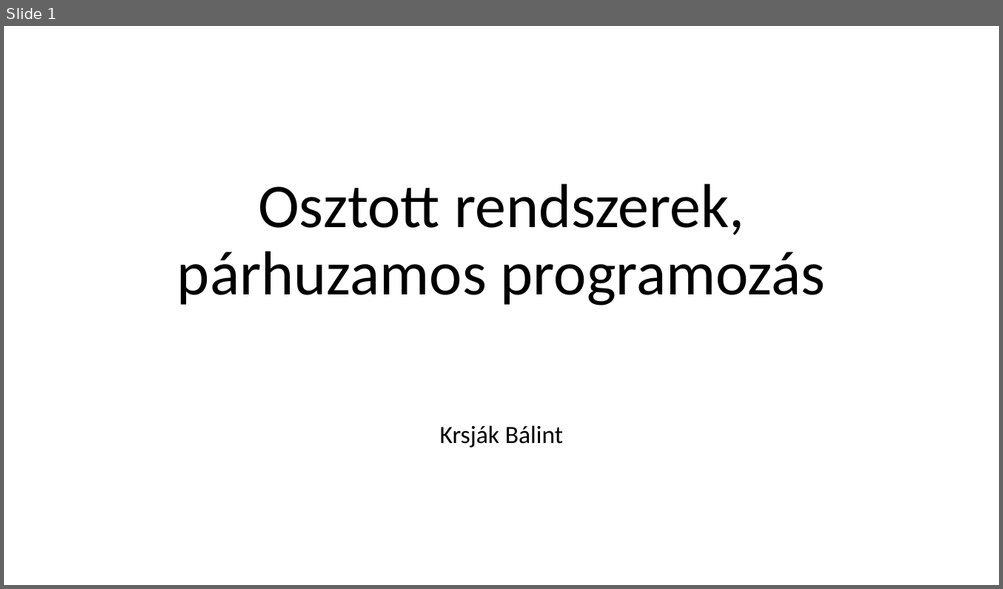
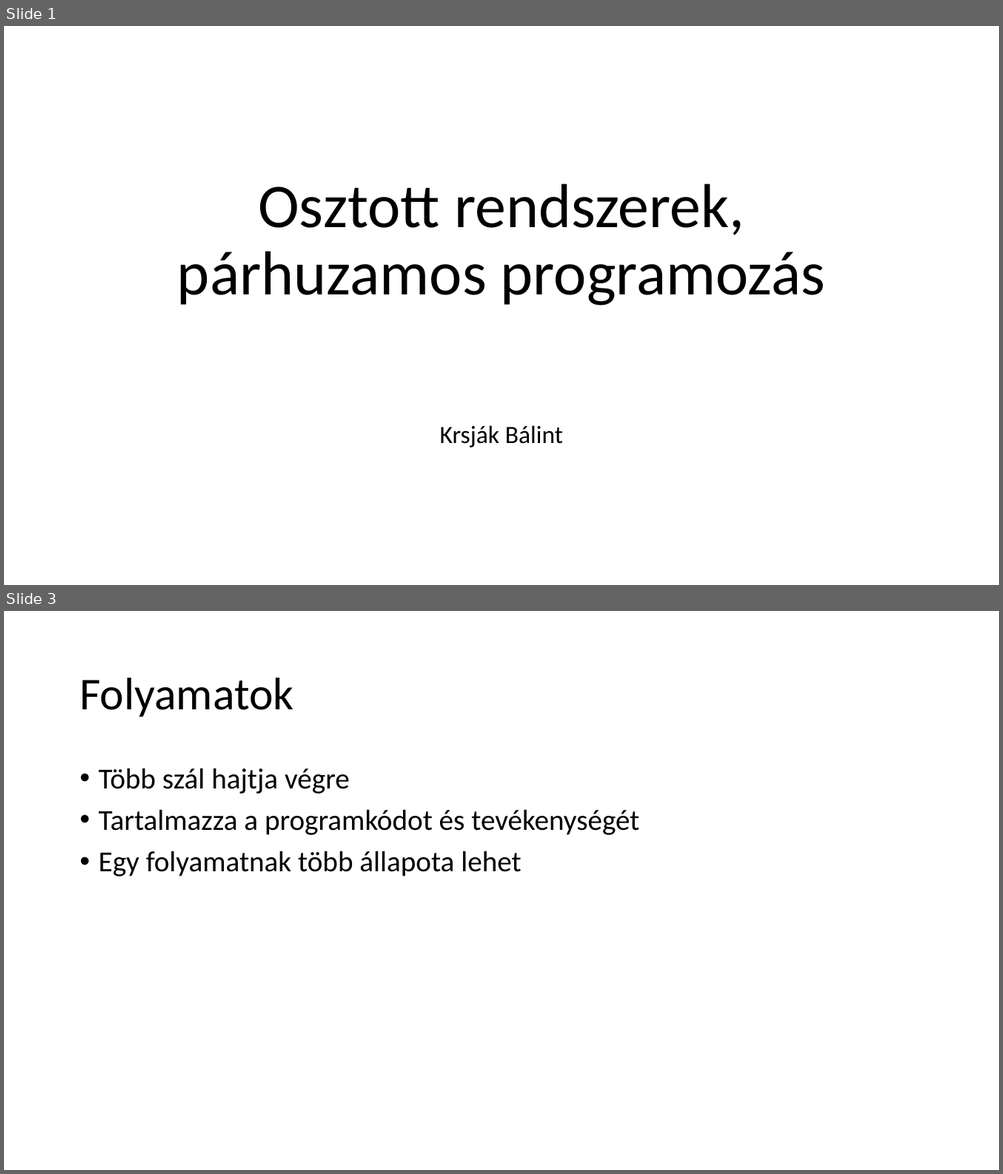
Before and after one commit to krsjakb/osztott-rendszerek-parhuzamos-programozas, a slide deck: Osztott rendszerek, párhuzamos programozás.pptx. Shown one above the other, each under a label of ours: slide 1 before the commit, slides 1 and 3 after it; the slides between them are not shown. The pictures are 1003x589 and 1003x1174 pixels, drawn with LibreOffice and Linux fonts; fonts in the diff are those of the drawing. Boxes give left, top, right and bottom in pixels: in the first picture for what was removed or moved away, otherwise in the second. Text is boxed around its words. In the diff, an @@ line names an element or a change of style, - is before the commit and + after.

```diff
--- a/Osztott rendszerek, párhuzamos programozás.pptx
+++ b/Osztott rendszerek, párhuzamos programozás.pptx
@@ slide 3 added at bbox=[4, 611, 999, 1170], background #FFFFFF @@
@@ title added at bbox=[79, 678, 293, 717], 44 pt, text #000000 @@
+Folyamatok
@@ text added at bbox=[99, 768, 639, 877], 28 pt, text #000000 @@
+• Több szál hajtja végre
+• Tartalmazza a programkódot és tevékenységét
+• Egy folyamatnak több állapota lehet
```
Also in this commit, not shown: 3 other slides added, 1 slide removed, 1 other file.
